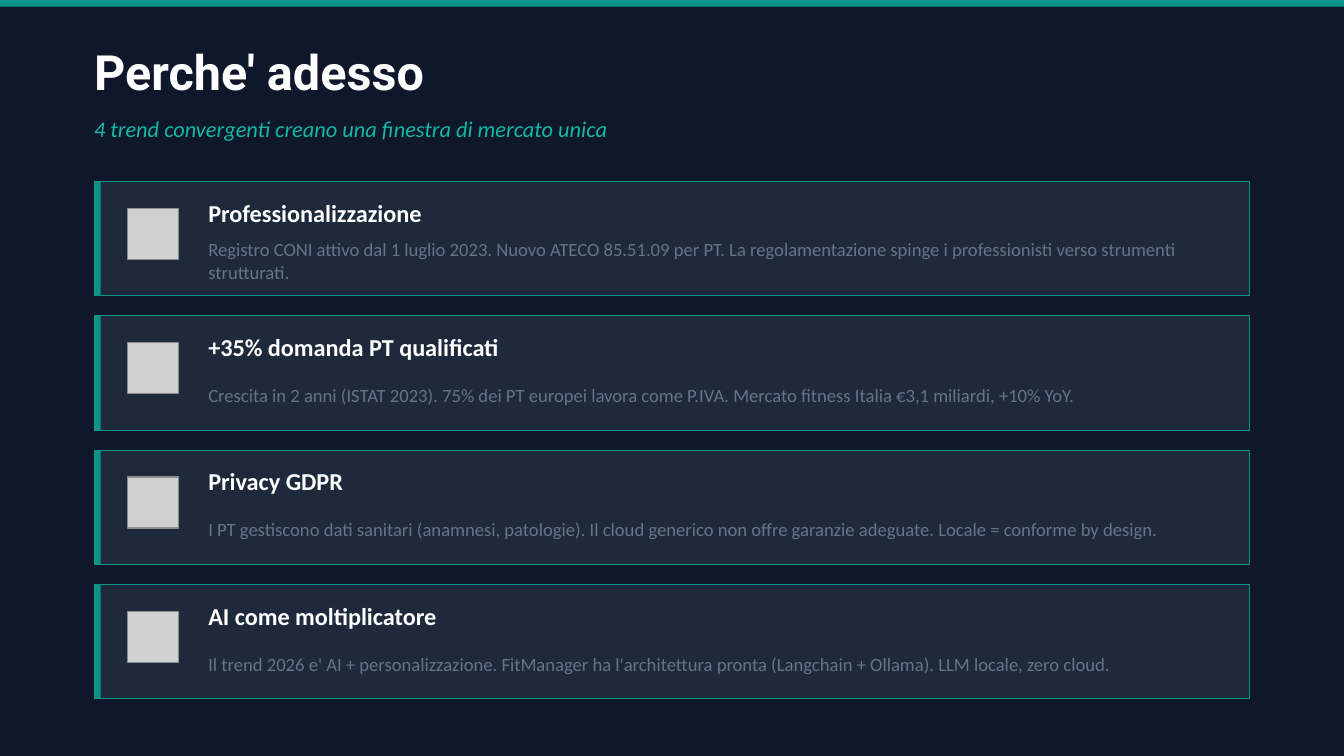
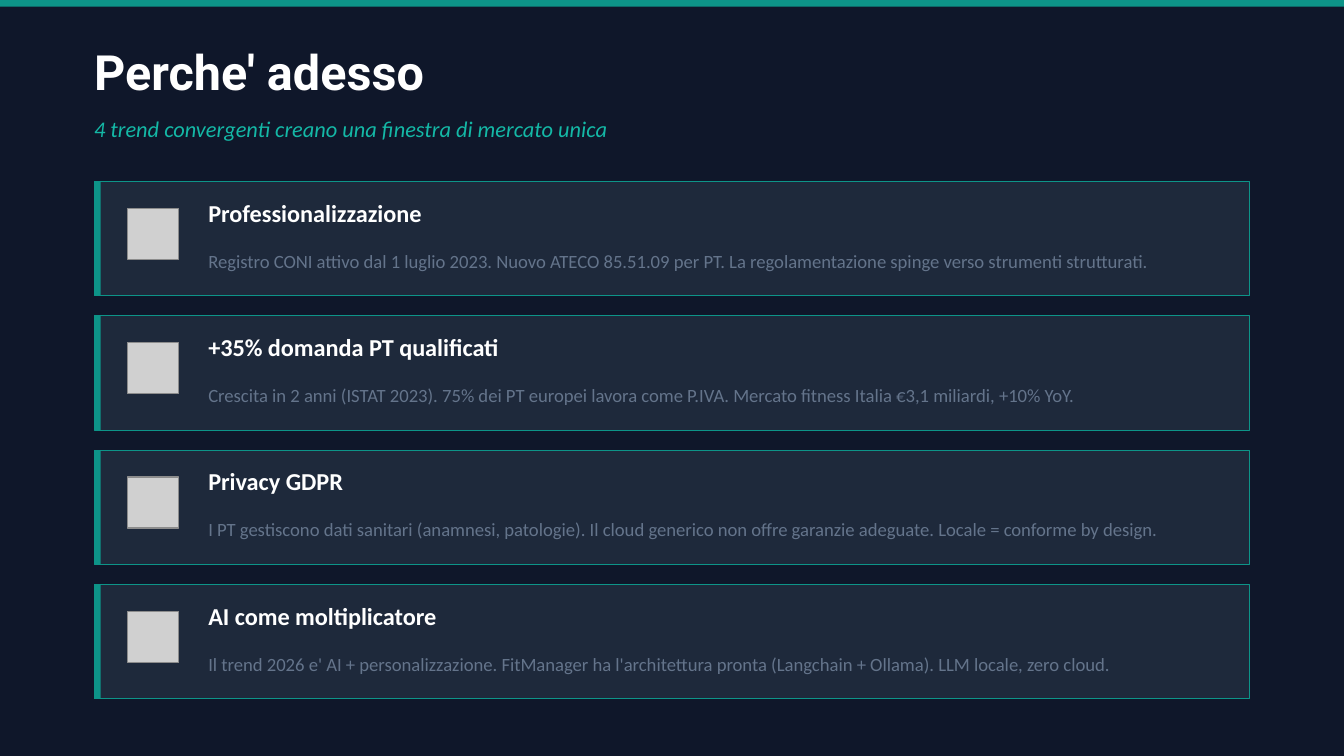
Before and after one commit to gverardo87-lab/FitManager_Studio-, a slide deck: slide 5 of docs/FitManager_PitchDeck.pptx. Drawn at 1344x756 pixels with LibreOffice and Linux fonts; fonts in the diff are those of the drawing; grey boxes stand for pictures. Boxes give left, top, right and bottom in pixels: in the first picture for what was removed or moved away, otherwise in the second. Text is boxed around its words. In the diff, an @@ line names an element or a change of style, - is before the commit and + after.

```diff
--- a/docs/FitManager_PitchDeck.pptx
+++ b/docs/FitManager_PitchDeck.pptx
@@ text at (208, 255, 1147, 271): text changed @@
-Registro CONI attivo dal 1 luglio 2023. Nuovo ATECO 85.51.09 per PT. La regolamentazione spinge i professionisti verso strumenti strutturati.
+Registro CONI attivo dal 1 luglio 2023. Nuovo ATECO 85.51.09 per PT. La regolamentazione spinge verso strumenti strutturati.
```
Also in this commit, not shown: 8 other slides changed, 1 other file.
